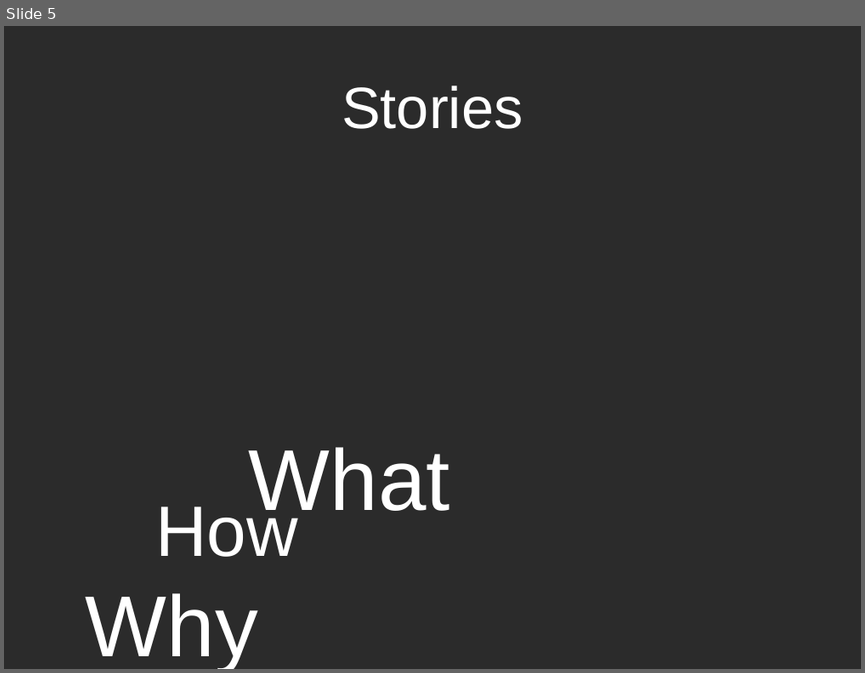
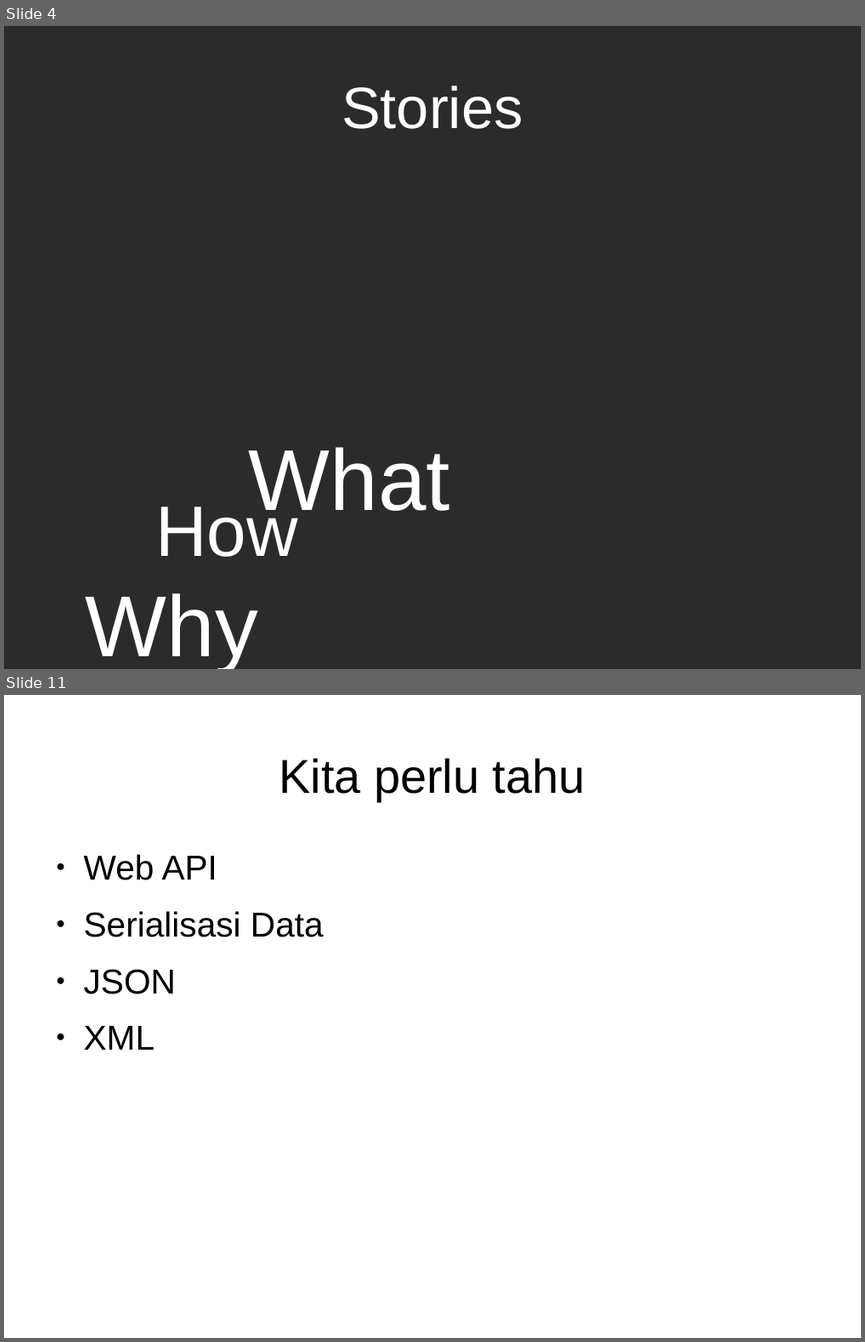
Before and after one commit to muhammadghazali/ghanoz-json-skripsi, a slide deck: slide-presentasi/presentasi-tugas-akhir.odp. Shown one above the other, each under a label of ours: slide 5 before the commit, slides 4 and 11 after it; the slides between them are not shown. The pictures are 865x673 and 865x1342 pixels, drawn with LibreOffice and Linux fonts; fonts in the diff are those of the drawing; background and template pictures are left out; a plain dark background stands for a picture behind light text. Boxes give left, top, right and bottom in pixels: in the first picture for what was removed or moved away, otherwise in the second. Text is boxed around its words. In the diff, an @@ line names an element or a change of style, - is before the commit and + after.

```diff
--- a/slide-presentasi/presentasi-tugas-akhir.odp
+++ b/slide-presentasi/presentasi-tugas-akhir.odp
@@ slide 11 added at (4,695,861,1338), background #FFFFFF @@
@@ title added at (279,758,585,801), 44 pt, text #000000 @@
+Kita perlu tahu
@@ text added at (84,854,324,1049), 32 pt, text #000000 @@
+● Web API
+● Serialisasi Data
+● JSON
+● XML
@@ what was slide 5 is now slide 4 @@
```
Also in this commit, not shown: 2 slides changed, 7 other slides added, 3 slides removed, 4 other files.
